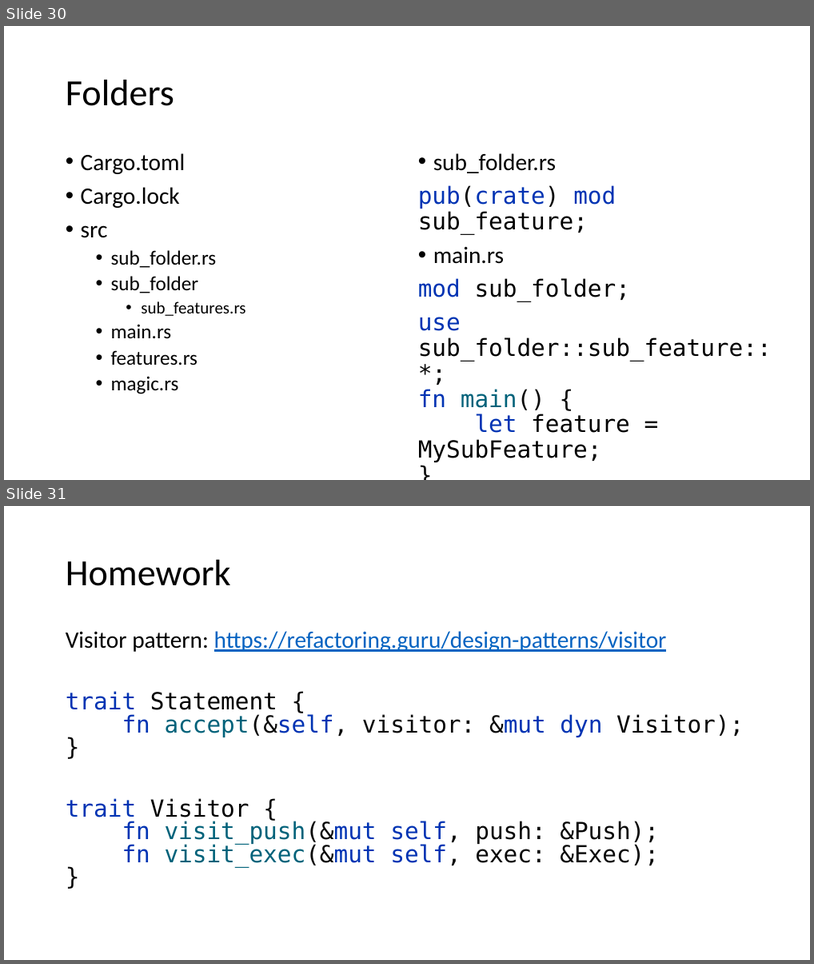
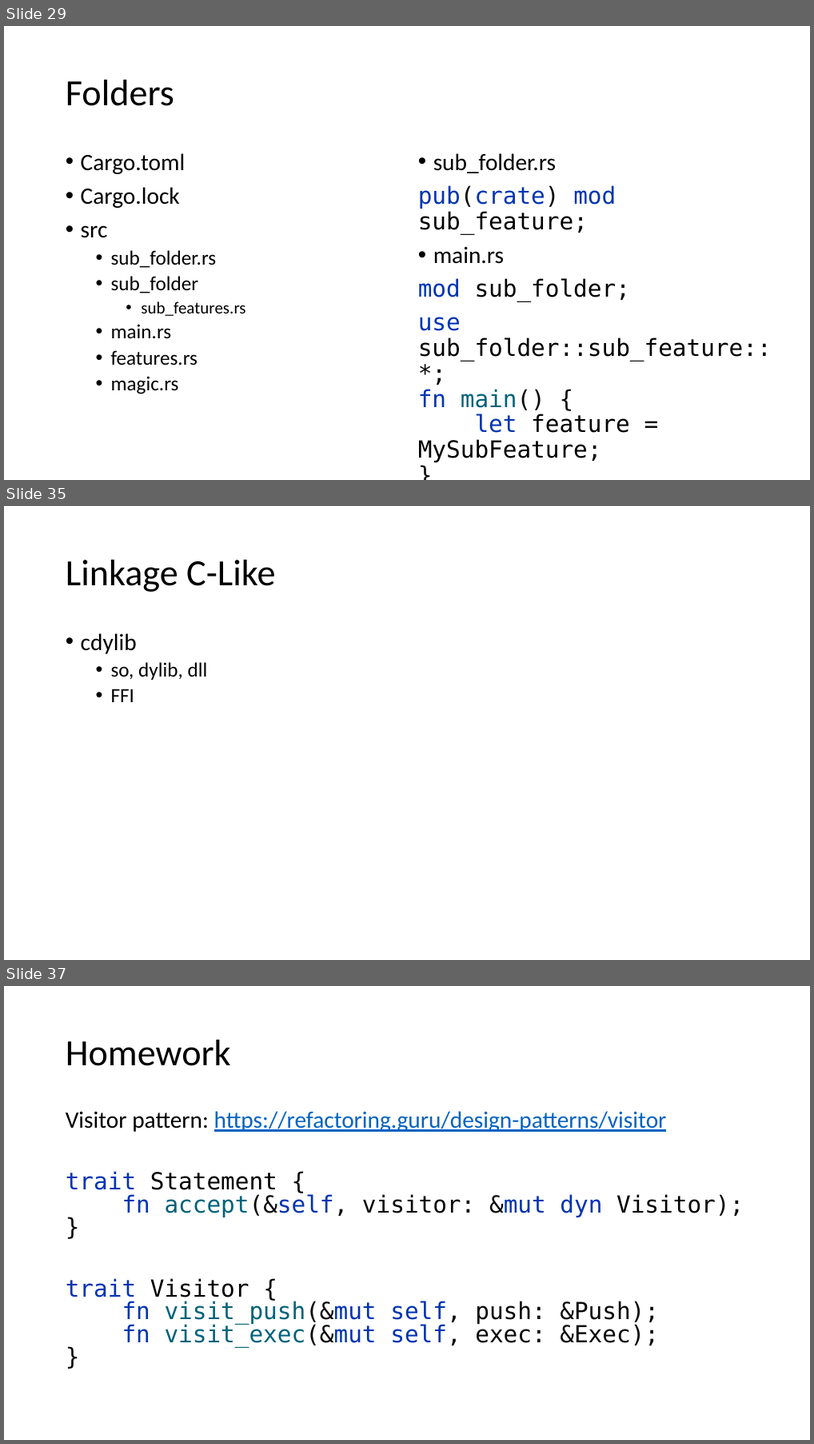
Before and after one commit to kugushev/course-rust-basics, a slide deck: src/07-Modules/07-Modules.pptx. Shown one above the other, each under a label of ours: slides 30 and 31 before the commit, slides 29, 35 and 37 after it; the slides between them are not shown. The pictures are 814x964 and 814x1444 pixels, drawn with LibreOffice and Linux fonts; fonts in the diff are those of the drawing. Boxes give left, top, right and bottom in pixels: in the first picture for what was removed or moved away, otherwise in the second. Text is boxed around its words. In the diff, an @@ line names an element or a change of style, - is before the commit and + after.

```diff
--- a/src/07-Modules/07-Modules.pptx
+++ b/src/07-Modules/07-Modules.pptx
@@ slide 35 added at (4, 506, 810, 960), background #FFFFFF @@
@@ title added at (66, 560, 275, 592), 44 pt, text #000000 @@
+Linkage C-Like
@@ text added at (81, 633, 208, 702), 24 pt, text #000000 @@
+• cdylib
+  • so, dylib, dll
+  • FFI
@@ what was slide 30 is now slide 29 @@
@@ what was slide 31 is now slide 37 @@
```
Also in this commit, not shown: 3 slides changed, 5 other slides added.
